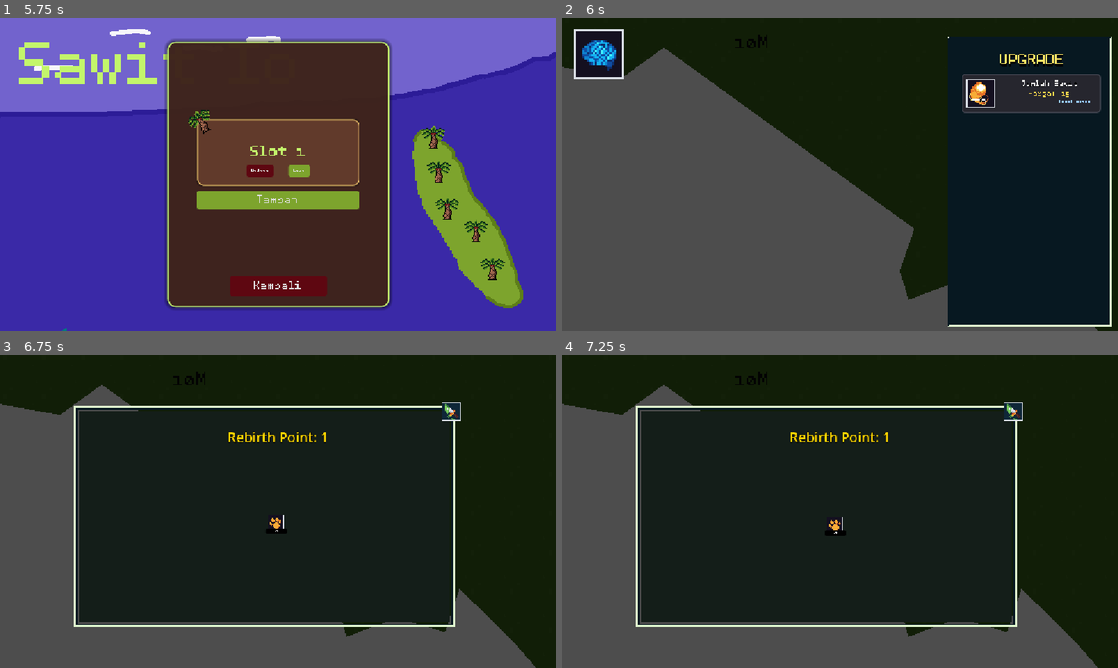
Above: before the commit, frames 1-4 (two rows, left to right).
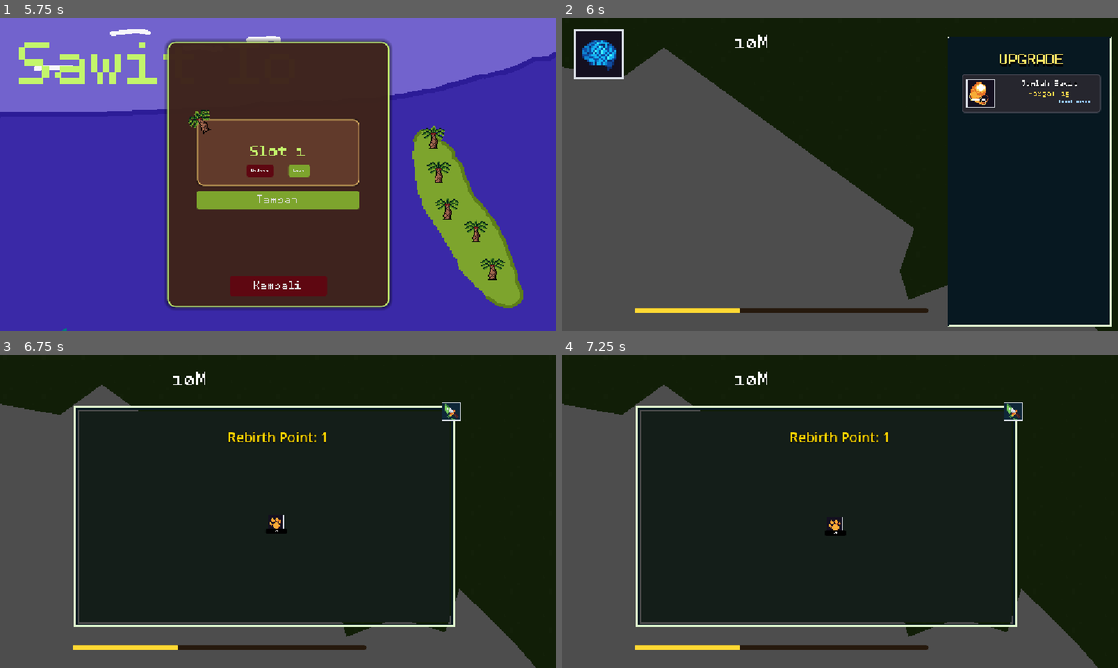
Above: after the commit, the same moments.

Repository: azizul987/Sawit-io
Game: Godot game, scene res://Scene/MainMenui.tscn
The game is run twice, just before and just after one commit, with the same random seed, the same clock (stepped at 60 frames per second) and the same inputs. Sound files missing from this copy of the repository are replaced by a short silence.
Inputs (mouse positions are in pixels of both pictures, inside the frame that each line leads up to):
- Up to frame 1 (5.75 s): click "Mulai" at 0.5 s; tap Enter at 1.25 s; drag from (494, 268) to (450, 208) at 1.27 s; click "Tambah" at 2 s; click "Kembali" at 2.75 s; click "Mulai" at 3.5 s; drag from (478, 230) to (439, 171) at 4.27 s; move the mouse to (478, 230) at 5.02 s; hold Right (ui_right) from 5.03 s (still down); hold M (add_coin) from 5.03 s (still down); click (478, 230) at 5.17 s; tap F (focus) at 5.3 s
- Up to frame 2 (6 s): release Right (ui_right) at 5.75 s; release M (add_coin) at 5.75 s; click "Load" at 5.75 s
- Up to frame 3 (6.75 s): click (38, 392) at 6.5 s
- Up to frame 4 (7.25 s): no input

Frame 1 is identical in both runs. In frame 2, 0.9% of the frame differs, in the area x 13-66%, y 5-95%; in frame 3, 0.9%; in frame 4, 0.9%.

Commit message:
Implementasi UI progres bar misi

Diff:
--- /dev/null
+++ b/Logic/Data Templete/Data/Source/Mission.gd
@@ -0,0 +1,18 @@
+class_name Mission
+extends Resource
+
+enum RequirementType {
+	TOTAL_POINT_REACHED,
+	UPGRADE_LEVEL_REACHED
+}
+
+@export var id: String = "misi_baru"
+@export var mission_name: String = "Misi Baru"
+@export_multiline var description: String = "Deskripsi misi."
+@export var reward_rebirth_point: int = 1
+@export var is_completed: bool = false
+
+@export_category("Requirements")
+@export var requirement_type: RequirementType = RequirementType.TOTAL_POINT_REACHED
+@export var target_value: float = 1000.0
+@export var target_id: String = "" # Dipakai kalau butuh ngecek id upgrade tertentu
--- /dev/null
+++ b/Logic/Data Templete/Data/Source/MissionDatabase.gd
@@ -0,0 +1,4 @@
+class_name MissionDatabase
+extends Resource
+
+@export var missions: Array[Mission] = []
--- /dev/null
+++ b/Logic/Data Templete/Data/ress/Mission_Database.tres
@@ -0,0 +1,30 @@
+[gd_resource type="Resource" script_class="MissionDatabase" format=3]
+
+[ext_resource type="Script" path="res://Logic/Data Templete/Data/Source/Mission.gd" id="1_missi"]
+[ext_resource type="Script" path="res://Logic/Data Templete/Data/Source/MissionDatabase.gd" id="2_db"]
+
+[sub_resource type="Resource" id="Resource_m1"]
+script = ExtResource("1_missi")
+id = "kumpul_1000_poin"
+mission_name = "Perjalanan Dimulai"
+description = "Kumpulkan total 1.000 poin."
+reward_rebirth_point = 1
+is_completed = false
+requirement_type = 0
+target_value = 1000.0
+target_id = ""
+
+[sub_resource type="Resource" id="Resource_m2"]
+script = ExtResource("1_missi")
+id = "upgrade_sawit_5"
+mission_name = "Kebun Lebih Luas"
+description = "Tingkatkan Jumlah Sawit hingga level 5."
+reward_rebirth_point = 1
+is_completed = false
+requirement_type = 1
+target_value = 5.0
+target_id = "Jumlah Sawit"
+
+[resource]
+script = ExtResource("2_db")
+missions = Array[ExtResource("1_missi")]([SubResource("Resource_m1"), SubResource("Resource_m2")])
--- a/Logic/skrip/SaveManager.gd
+++ b/Logic/skrip/SaveManager.gd
@@ -74,7 +74,14 @@
 func save_game() -> void:
 	var data := read_save_data()
 	data["point"] = Point.point
+	data["total_point_earned"] = Point.total_point_earned
 	data["rebirth_point"] = Point.rebirth_point
+
+	if Point.mission_db:
+		var m_data = {}
+		for m in Point.mission_db.missions:
+			if m: m_data[m.id] = m.is_completed
+		data["missions"] = m_data
 
 	data["skill_tree_camera"]={
 		"x":Point.skill_tree_camera.x,
@@ -100,7 +107,15 @@
 	var data := read_save_data()
 
 	Point.point = float(data.get("point", 0))
+	Point.total_point_earned = float(data.get("total_point_earned", 0))
 	Point.rebirth_point = int(data.get("rebirth_point", 1))
+
+	if Point.mission_db == null:
+		Point.mission_db = load("res://Logic/Data Templete/Data/ress/Mission_Database.tres")
+	if Point.mission_db:
+		var m_data = data.get("missions", {})
+		for m in Point.mission_db.missions:
+			if m: m.is_completed = bool(m_data.get(m.id, false))
 	var cam_data:Dictionary=data.get("skill_tree_camera",{
 		"x":0.0,
 		"y":0.0,
--- a/Logic/skrip/global/point.gd
+++ b/Logic/skrip/global/point.gd
@@ -2,6 +2,7 @@
 
 
 var point: float = 0.0
+var total_point_earned: float = 0.0
 var rebirth_point: int = 1
 var base_point_per_click: float = 2.5
 var point_per_click: float = 2.5
@@ -29,6 +30,8 @@
 
 func add_point(value):
 	point += value
+	total_point_earned += value
+	check_missions()
 	#print("Point sekarang: ", point)
 	SaveManager.save_game()
 
@@ -111,6 +114,37 @@
 		if event.is_action("delete_save"):
 			SaveManager.delete_current_save()
 
+var mission_db: Resource = null
+
+func check_missions() -> void:
+	if mission_db == null:
+		mission_db = load("res://Logic/Data Templete/Data/ress/Mission_Database.tres")
+		if mission_db == null:
+			return
+
+	# Kita load update db sekalian untuk cek level upgrade jika ada misi upgrade
+	var up_db = load("res://Logic/Data Templete/Data/ress/updatedatabase.tres")
+
+	for m in mission_db.missions:
+		if m != null and not m.is_completed:
+			var completed = false
+			if m.requirement_type == 0: # TOTAL_POINT_REACHED
+				if total_point_earned >= m.target_value:
+					completed = true
+			elif m.requirement_type == 1: # UPGRADE_LEVEL_REACHED
+				if up_db:
+					for u in up_db.upgrades:
+						if u.upgrade_name == m.target_id and u.current_level >= int(m.target_value):
+							completed = true
+							break
+
+			if completed:
+				m.is_completed = true
+				add_rebirth_point(m.reward_rebirth_point)
+				print("MISI SELESAI: ", m.mission_name, " | Hadiah: +", m.reward_rebirth_point, " RP")
+				SaveManager.save_game()
+
+
 
 func format_num(val: float) -> String:
 	var n: float = float(int(val))
--- a/Ui/Ui_Main.tscn
+++ b/Ui/Ui_Main.tscn
@@ -7,6 +7,7 @@
 [ext_resource type="Script" uid="uid://cnueueyqy02aq" path="res://Ui/update_menu.gd" id="6_wbkow"]
 [ext_resource type="PackedScene" uid="uid://yafkb03mfrdh" path="res://Logic/object_For_skrip/updatebtn.tscn" id="7_raqhj"]
 [ext_resource type="Resource" uid="uid://dg02w7l0srhat" path="res://Logic/Data Templete/Data/ress/updatedatabase.tres" id="7_wbkow"]
+[ext_resource type="Theme" uid="uid://cdpurfr55ssjl" path="res://Ui/mission_progressbar_theme.tres" id="9_wbkow"]
 [ext_resource type="Texture2D" uid="uid://cxfbrmrvjdrf1" path="res://temp tekture/dark frame 03.png" id="10_4a1h5"]
 
 [sub_resource type="StyleBoxFlat" id="StyleBoxFlat_4a1h5"]
@@ -67,7 +68,6 @@
 offset_bottom = -253.5
 grow_horizontal = 2
 grow_vertical = 2
-theme_override_colors/font_color = Color(0.011087579, 0.011087578, 0.01108758, 1)
 theme_override_fonts/font = ExtResource("2_lr6hm")
 theme_override_font_sizes/font_size = 40
 text = "100"
@@ -158,9 +158,9 @@
 anchor_right = 0.5
 anchor_bottom = 0.5
 offset_left = -556.0
-offset_top = 139.0
+offset_top = 51.0
 offset_right = -216.0
-offset_bottom = 308.0
+offset_bottom = 220.0
 grow_horizontal = 2
 grow_vertical = 2
 
@@ -187,4 +187,21 @@
 horizontal_alignment = 1
 vertical_alignment = 1
 
+[node name="ProgressBar" type="ProgressBar" parent="." unique_id=1605818782]
+layout_mode = 1
+anchors_preset = 8
+anchor_left = 0.5
+anchor_top = 0.5
+anchor_right = 0.5
+anchor_bottom = 0.5
+offset_left = -435.0
+offset_top = 256.0
+offset_right = 173.0
+offset_bottom = 266.0
+grow_horizontal = 2
+grow_vertical = 2
+theme = ExtResource("9_wbkow")
+value = 35.92
+show_percentage = false
+
 [connection signal="pressed" from="CanvasLayer/SkillTree/Change _Mode" to="." method="_on_texture_button_pressed"]
--- /dev/null
+++ b/Ui/mission_progressbar_theme.tres
@@ -0,0 +1,24 @@
+[gd_resource type="Theme" format=3 uid="uid://cdpurfr55ssjl"]
+
+[sub_resource type="StyleBoxFlat" id="StyleBoxFlat_bg"]
+bg_color = Color(0.15, 0.1, 0.05, 1)
+border_width_left = 2
+border_width_top = 2
+border_width_right = 2
+border_width_bottom = 2
+border_color = Color(0.15, 0.1, 0.05, 1)
+corner_radius_top_left = 4
+corner_radius_top_right = 4
+corner_radius_bottom_right = 4
+corner_radius_bottom_left = 4
+
+[sub_resource type="StyleBoxFlat" id="StyleBoxFlat_fill"]
+bg_color = Color(1, 0.85, 0.2, 1)
+corner_radius_top_left = 2
+corner_radius_top_right = 2
+corner_radius_bottom_right = 2
+corner_radius_bottom_left = 2
+
+[resource]
+ProgressBar/styles/background = SubResource("StyleBoxFlat_bg")
+ProgressBar/styles/fill = SubResource("StyleBoxFlat_fill")
--- a/Ui/update_menu.gd
+++ b/Ui/update_menu.gd
@@ -97,4 +97,5 @@
 	# Hitung ulang seluruh stats efek pasca upgrade!
 	Point.recalculate_stats(upgrade_database.upgrades)
 	SaveManager.save_upgrades(upgrade_database)
+	Point.check_missions()
 	SaveManager.save_game()
Not shown, added: Logic/Data Templete/Data/Source/Mission.gd.uid
Not shown, added: Logic/Data Templete/Data/Source/MissionDatabase.gd.uid
